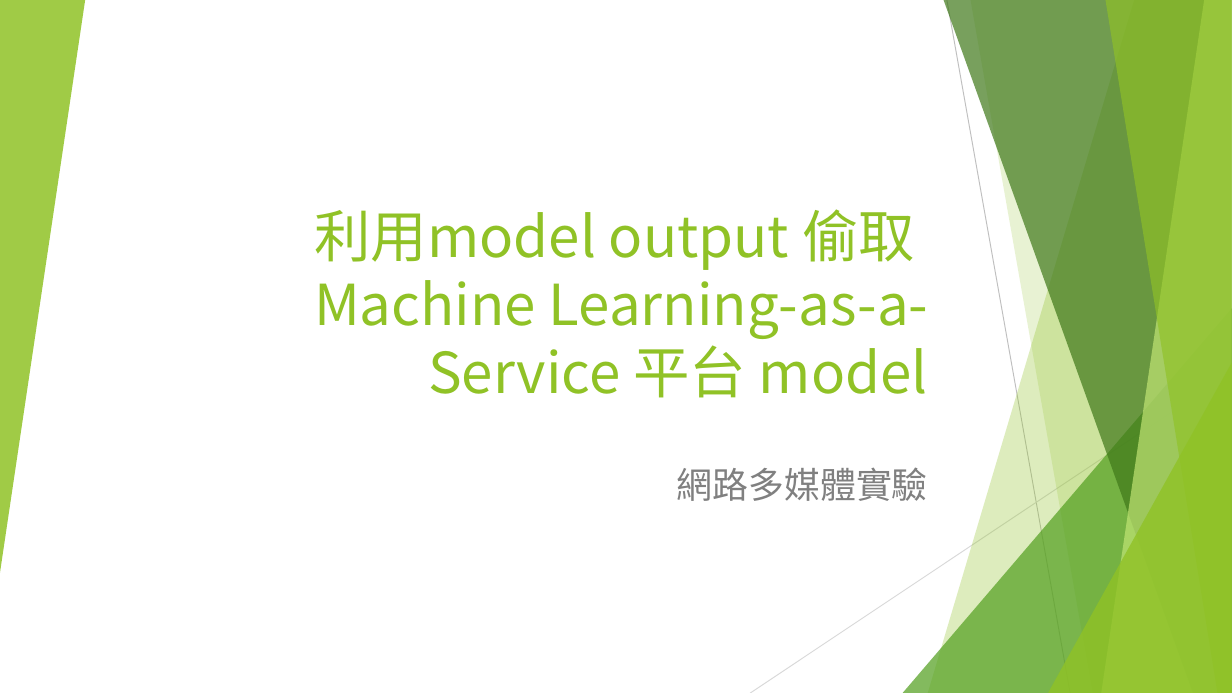
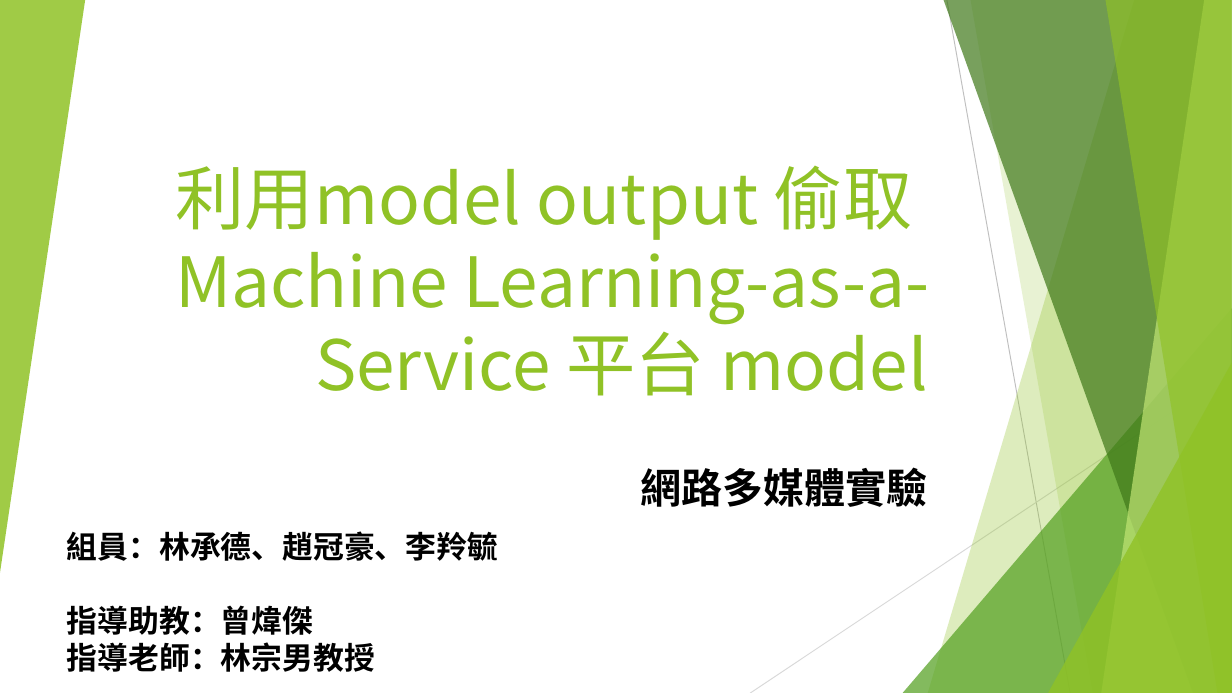
Before and after one commit to chengdejerrylin/Electrical-Engineering-Lab---networking-and-Multinmedia, a slide deck: slide 1 of final_demo.pptx. Drawn at 1232x693 pixels with LibreOffice and Linux fonts; fonts in the diff are those of the drawing. Boxes give left, top, right and bottom in pixels: in the first picture for what was removed or moved away, otherwise in the second. Text is boxed around its words. In the diff, an @@ line names an element or a change of style, - is before the commit and + after.

```diff
--- a/final_demo.pptx
+++ b/final_demo.pptx
@@ title "利用model output 偷取 Machine Learning-as-a-Service ..." at bbox=[175, 165, 929, 396]: size 44 to 54 pt @@
@@ subtitle "網路多媒體實驗" at bbox=[640, 467, 928, 507]: size 28 to 32 pt, text colour #808080 to #000000, bold on @@
@@ text added at bbox=[67, 531, 498, 672], 24 pt, text #000000, bold @@
+組員：林承德、趙冠豪、李羚毓
+指導助教：曾煒傑
+指導老師：林宗男教授
```
Also in this commit, not shown: 4 other slides changed, 1 slide added, 4 other files.
